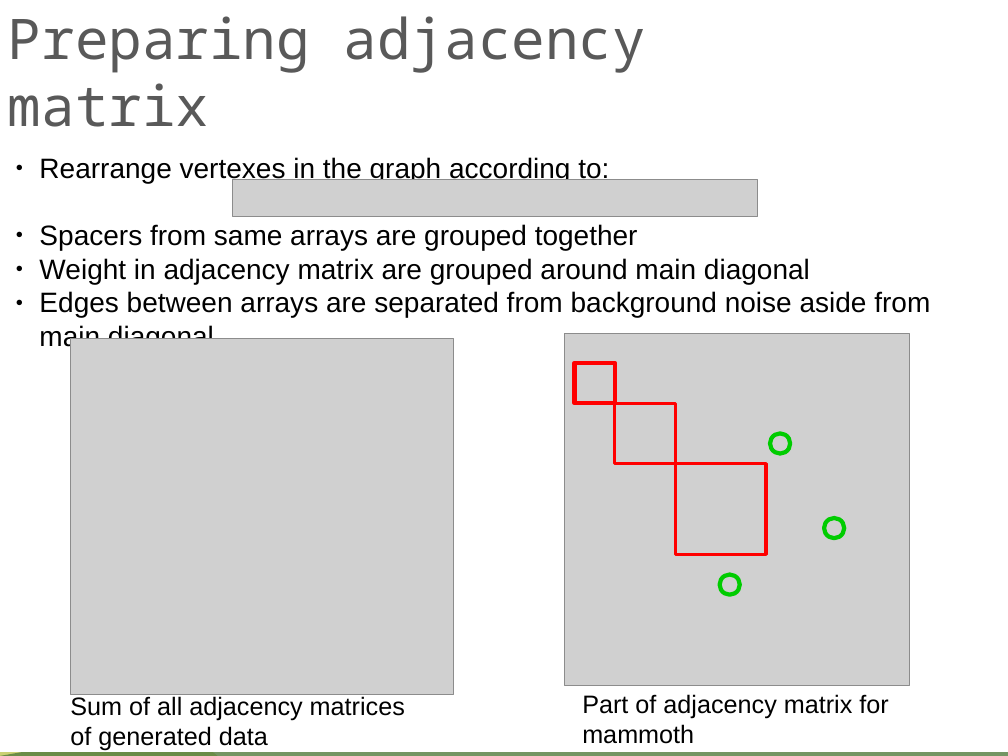
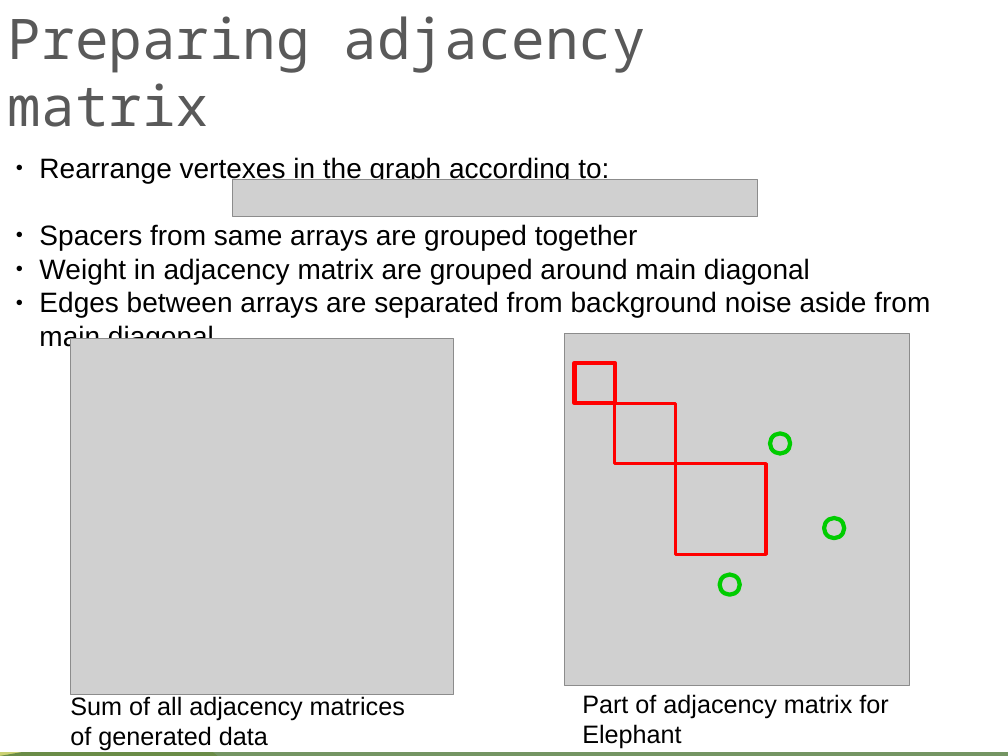
Before and after one commit to rykachevskiy/CRISPR, a slide deck: slide 22 of SK-MIT-CRISPR.odp (slide 21 before the commit). Drawn at 1008x756 pixels with LibreOffice and Linux fonts; fonts in the diff are those of the drawing; grey boxes stand for pictures; background and template pictures are left out. Boxes give left, top, right and bottom in pixels: in the first picture for what was removed or moved away, otherwise in the second. Text is boxed around its words. In the diff, an @@ line names an element or a change of style, - is before the commit and + after.

```diff
--- a/SK-MIT-CRISPR.odp
+++ b/SK-MIT-CRISPR.odp
@@ text at (x1=582, y1=694, x2=888, y2=749): text changed @@
-Part of adjacency matrix for mammoth
+Part of adjacency matrix for Elephant
```
Also in this commit, not shown: 13 other slides changed, 6 slides added, 3 slides removed, 6 other files.
